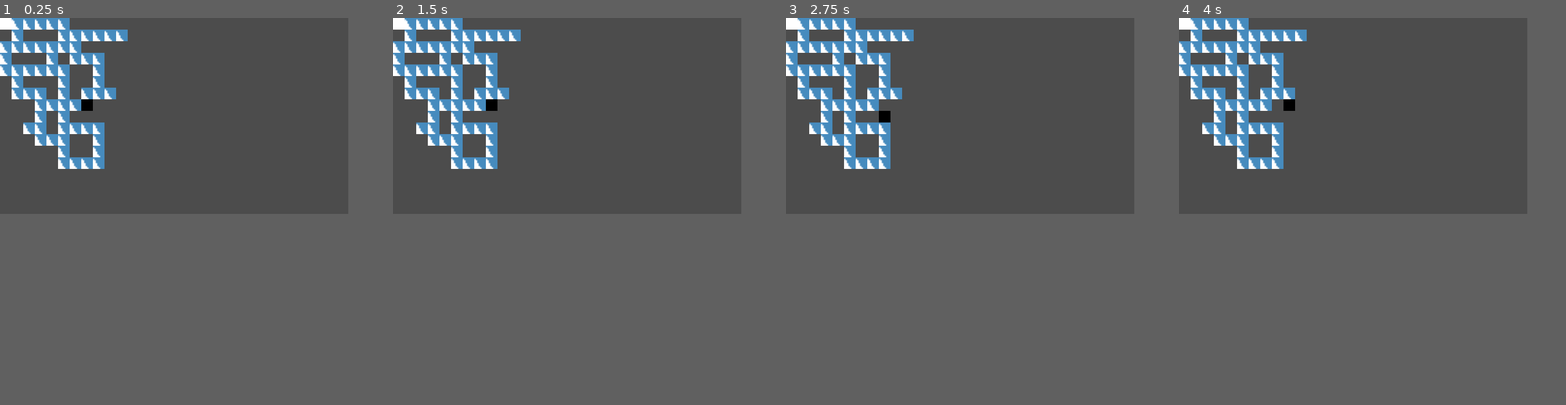
Above: before the commit, frames 1-4 (left to right).
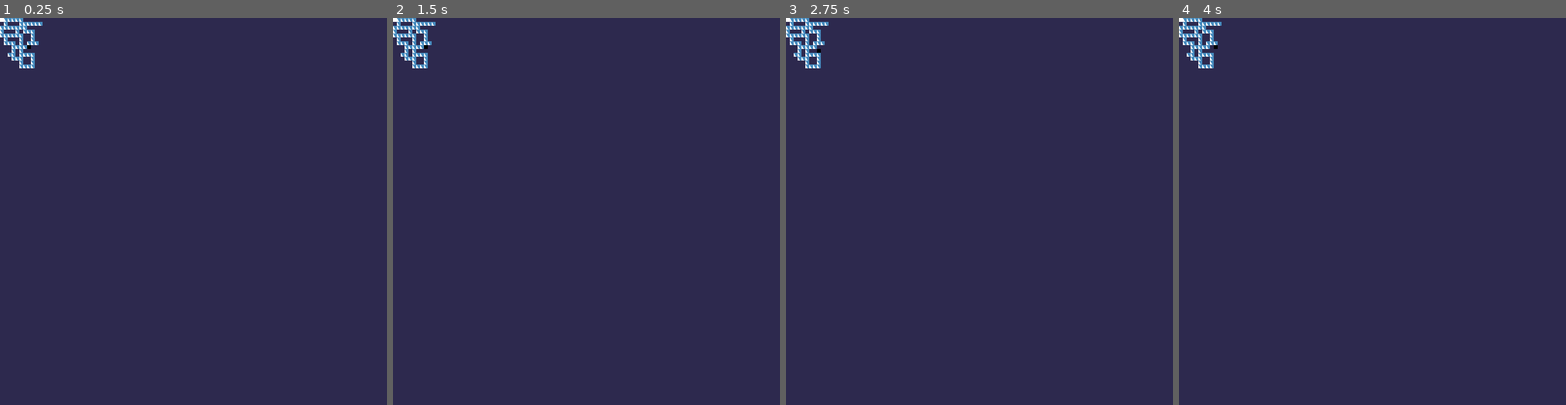
Above: after the commit, the same moments.

Repository: croobat/lacking-light
Game: Godot game, scene res://scenes/Main/SceneHandler.tscn
Two runs of this game, one before a commit and one after it. Both use one fixed random seed, a clock stepped at 60 frames per second and the inputs below. The engine's default icon, where the game draws it, is replaced by a stand-in: a white triangle on a blue panel in a dark square.
Inputs:
- Up to frame 1 (0.25 s): no input
- Up to frame 2 (1.5 s): tap Enter at 0.5 s; hold Right (ui_right) 0.53-1.28 s; tap Space at 1.25 s; hold Down (ui_down) from 1.28 s (still down)
- Up to frame 3 (2.75 s): tap Enter at 2 s; release Down (ui_down) at 2.03 s; hold Right (ui_right) from 2.03 s (still down)
- Up to frame 4 (4 s): tap Space at 2.75 s; release Right (ui_right) at 2.78 s; hold Up (ui_up) 2.78-3.53 s; tap Enter at 3.5 s; hold Left (ui_left) from 3.53 s (still down)
In our replay, the window is 720x405 before the commit and 800x800 after it. These sizes can differ from the game's own. Grey fills any space a smaller window leaves; there, only what the larger window draws over its background counts as a difference.

The runs differ from the first frame. In frame 1, 45% of the frame differs, in the area x 0-90%, y 0-51%; in frame 2, 45%; in frame 3, 45%; in frame 4, 45%.

Commit message:
Spawn random room arrays

Diff:
--- a/source/project.godot
+++ b/source/project.godot
@@ -26,8 +26,8 @@
 
 [display]
 
-window/size/width=240
-window/size/height=135
+window/size/width=800
+window/size/height=800
 window/size/test_width=1024
 window/size/test_height=768
 window/stretch/mode="2d"
@@ -44,3 +44,4 @@
 [rendering]
 
 2d/snapping/use_gpu_pixel_snap=true
+environment/default_clear_color=Color( 0.180392, 0.164706, 0.309804, 1 )
--- /dev/null
+++ b/source/scenes/Main/World.tscn
@@ -0,0 +1,8 @@
+[gd_scene load_steps=2 format=2]
+
+[ext_resource path="res://scenes/Main/WorldGenerator.gd" type="Script" id=1]
+
+[node name="World" type="Node2D"]
+
+[node name="WorldGenerator" type="Node2D" parent="."]
+script = ExtResource( 1 )
--- /dev/null
+++ b/source/scenes/Main/WorldGenerator.gd
@@ -0,0 +1,95 @@
+extends Node2D
+
+const TOTAL_NUMBER_OF_ROOMS = 8
+const START_ROOM_COUNT = 3
+const ROOM_INCREASE_PER_LEVEL = 2
+const EXIT_ROOM_IND = 9
+const START_ROOM_IND = 0
+
+const CELL_SIZE = 14
+const ROOMS_SIZE = 7
+const WORLD_SIZE = 10
+
+var roomDict = {}
+var world = []
+var posible_rooms = []
+var occupied_rooms = []
+
+func _ready():
+	randomize()
+	#loading room templates
+	for room_num in (TOTAL_NUMBER_OF_ROOMS):
+		roomDict[room_num] = load("res://scenes/Maps/room" + str(room_num) + ".tscn")
+	#var room_start = load("res://scenes/Maps/roomstart.tscn").instance()
+	#var room_finish = load("res://scenes/Maps/roomfinish.tscn").instance()
+
+	#generate world grid
+		#0 means empty, 1 means spawnable, 2 means occupied, 3 means block
+	for i in WORLD_SIZE:
+		world.append([])
+		world[i].resize(WORLD_SIZE)
+		for j in WORLD_SIZE:
+			world[i][j] = 0
+
+	world[WORLD_SIZE/2 | 0][WORLD_SIZE/2 | 0] = 2
+
+	for i in 25:
+		getPosibleRoomLocations(posible_rooms, 1)
+		selectNewRoom(posible_rooms)
+	spawnRooms(roomDict)
+	spawnWalls()
+
+
+func getPosibleRoomLocations(list, num):
+	for i in WORLD_SIZE:
+		for j in WORLD_SIZE:
+			if world[i][j] == 2:
+				# check if available tile already listed, if dont, add it
+				if i < WORLD_SIZE - 1:
+					if world[i+1][j] != 2:
+						world[i+1][j] = num
+						if !list.has(Vector2(i+1,j)):
+							list.append(Vector2(i+1,j))
+				if i > 0:
+					if world[i-1][j] != 2:
+						world[i-1][j] = num
+						if !list.has(Vector2(i-1,j)):
+							list.append(Vector2(i-1,j))
+				if j < WORLD_SIZE - 1:
+					if world[i][j+1] != 2:
+						world[i][j+1] = num
+						if !list.has(Vector2(i,j+1)):
+							list.append(Vector2(i,j+1))
+				if j > 0:
+					if world[i][j-1] != 2:
+						world[i][j-1] = num
+						if !list.has(Vector2(i,j-1)):
+							list.append(Vector2(i,j-1))
+
+func selectNewRoom(list):
+	#randomly select one room from available
+	var new_room_pos = list[randi() % list.size()]
+	list.erase(new_room_pos)
+	world[new_room_pos.x][new_room_pos.y] = 2
+
+func spawnRooms(rooms):
+	for i in WORLD_SIZE:
+		for j in WORLD_SIZE:
+			if world[i][j] == 2:
+				if i == (WORLD_SIZE/2 | 0) and j == (WORLD_SIZE/2 | 0):
+					#instance start room at center
+					var room_start = load("res://scenes/Maps/roomstart.tscn").instance()
+					var room_finish = load("res://scenes/Maps/roomfinish.tscn").instance()
+					add_child(room_start)
+					room_start.set_position(ROOMS_SIZE*CELL_SIZE*Vector2(WORLD_SIZE/2 | 0,WORLD_SIZE/2 | 0))
+				else:
+					var new_room = rooms[randi() % rooms.size()].instance()
+					add_child(new_room)
+					new_room.set_position(CELL_SIZE*ROOMS_SIZE*Vector2(i,j))
+
+func spawnWalls():
+	getPosibleRoomLocations()
+
+# Called every frame. 'delta' is the elapsed time since the previous frame.
+#func _process(delta):
+#	pass
--- a/source/scenes/Maps/levelgenerator.gd
+++ /dev/null
@@ -1,16 +0,0 @@
-extends Node
-
-
-# Declare member variables here. Examples:
-# var a = 2
-# var b = "text"
-
-
-# Called when the node enters the scene tree for the first time.
-func _ready():
-	pass # Replace with function body.
-
-
-# Called every frame. 'delta' is the elapsed time since the previous frame.
-#func _process(delta):
-#	pass
--- a/source/scenes/Maps/room0.tscn
+++ b/source/scenes/Maps/room0.tscn
@@ -7,4 +7,4 @@
 cell_size = Vector2( 16, 16 )
 cell_custom_transform = Transform2D( 16, 0, 0, 16, 0, 0 )
 format = 1
-tile_data = PoolIntArray( 131074, 0, 196609, 131075, 0, 196611, 196612, 0, 0, 262148, 0, 131072 )
+tile_data = PoolIntArray( 0, 0, 8, 1, 0, 6, 2, 0, 196611, 4, 0, 196609, 5, 0, 5, 6, 0, 11, 65536, 0, 131076, 65537, 0, 196619, 65541, 0, 196616, 65542, 0, 131079, 131072, 0, 131072, 131074, 0, 8, 131075, 0, 11, 131078, 0, 131072, 196610, 0, 196616, 196611, 0, 131082, 196612, 0, 11, 262144, 0, 0, 262147, 0, 196616, 262148, 0, 196619, 262150, 0, 0, 327680, 0, 65540, 327681, 0, 11, 327685, 0, 8, 327686, 0, 65543, 393216, 0, 196616, 393217, 0, 196614, 393218, 0, 196611, 393220, 0, 196609, 393221, 0, 196613, 393222, 0, 196619 )
--- a/source/scenes/Maps/room1.tscn
+++ b/source/scenes/Maps/room1.tscn
@@ -7,4 +7,4 @@
 cell_size = Vector2( 16, 16 )
 cell_custom_transform = Transform2D( 16, 0, 0, 16, 0, 0 )
 format = 1
-tile_data = PoolIntArray( 0, 0, 8, 1, 0, 6, 2, 0, 196611, 4, 0, 196609, 5, 0, 5, 6, 0, 11, 65536, 0, 131076, 65537, 0, 196619, 65541, 0, 196616, 65542, 0, 131079, 131072, 0, 131072, 131075, 0, 8, 131076, 0, 11, 131078, 0, 131072, 196610, 0, 8, 196611, 0, 65545, 196612, 0, 196619, 262144, 0, 0, 262146, 0, 196616, 262147, 0, 196619, 262150, 0, 0, 327680, 0, 65540, 327681, 0, 11, 327685, 0, 8, 327686, 0, 65543, 393216, 0, 196616, 393217, 0, 196614, 393218, 0, 196611, 393220, 0, 196609, 393221, 0, 196613, 393222, 0, 196619 )
+tile_data = PoolIntArray( 0, 0, 8, 1, 0, 10, 2, 0, 11, 4, 0, 8, 5, 0, 10, 6, 0, 11, 65536, 0, 65544, 65537, 0, 131081, 65538, 0, 131083, 65540, 0, 65544, 65541, 0, 131081, 65542, 0, 131083, 131072, 0, 196616, 131073, 0, 196617, 131074, 0, 196619, 131076, 0, 196616, 131077, 0, 196617, 131078, 0, 196619, 262144, 0, 8, 262145, 0, 10, 262146, 0, 11, 262148, 0, 8, 262149, 0, 10, 262150, 0, 11, 327680, 0, 65544, 327681, 0, 131081, 327682, 0, 131083, 327684, 0, 65544, 327685, 0, 131081, 327686, 0, 131083, 393216, 0, 196616, 393217, 0, 196617, 393218, 0, 196619, 393220, 0, 196616, 393221, 0, 196617, 393222, 0, 196619 )
--- a/source/scenes/Maps/room2.tscn
+++ b/source/scenes/Maps/room2.tscn
@@ -7,4 +7,4 @@
 cell_size = Vector2( 16, 16 )
 cell_custom_transform = Transform2D( 16, 0, 0, 16, 0, 0 )
 format = 1
-tile_data = PoolIntArray( 0, 0, 8, 1, 0, 10, 2, 0, 11, 4, 0, 8, 5, 0, 10, 6, 0, 11, 65536, 0, 65544, 65537, 0, 131081, 65538, 0, 131083, 65540, 0, 65544, 65541, 0, 131081, 65542, 0, 131083, 131072, 0, 196616, 131073, 0, 196617, 131074, 0, 196619, 131076, 0, 196616, 131077, 0, 196617, 131078, 0, 196619, 262144, 0, 8, 262145, 0, 10, 262146, 0, 11, 262148, 0, 8, 262149, 0, 10, 262150, 0, 11, 327680, 0, 65544, 327681, 0, 131081, 327682, 0, 131083, 327684, 0, 65544, 327685, 0, 131081, 327686, 0, 131083, 393216, 0, 196616, 393217, 0, 196617, 393218, 0, 196619, 393220, 0, 196616, 393221, 0, 196617, 393222, 0, 196619 )
+tile_data = PoolIntArray( 0, 0, 8, 1, 0, 6, 2, 0, 196611, 4, 0, 196609, 5, 0, 5, 6, 0, 11, 65536, 0, 131076, 65537, 0, 196619, 65541, 0, 196616, 65542, 0, 131079, 131072, 0, 131072, 131075, 0, 0, 131078, 0, 131072, 196610, 0, 196609, 196611, 0, 65538, 196612, 0, 196611, 262144, 0, 0, 262147, 0, 131072, 262150, 0, 0, 327680, 0, 65540, 327681, 0, 11, 327685, 0, 8, 327686, 0, 65543, 393216, 0, 196616, 393217, 0, 196614, 393218, 0, 196611, 393220, 0, 196609, 393221, 0, 196613, 393222, 0, 196619 )
--- a/source/scenes/Maps/room3.tscn
+++ b/source/scenes/Maps/room3.tscn
@@ -7,4 +7,4 @@
 cell_size = Vector2( 16, 16 )
 cell_custom_transform = Transform2D( 16, 0, 0, 16, 0, 0 )
 format = 1
-tile_data = PoolIntArray( 0, 0, 8, 1, 0, 6, 2, 0, 196611, 4, 0, 196609, 5, 0, 5, 6, 0, 11, 65536, 0, 131076, 65537, 0, 196619, 65541, 0, 196616, 65542, 0, 131079, 131072, 0, 131072, 131075, 0, 0, 131078, 0, 131072, 196610, 0, 196609, 196611, 0, 65538, 196612, 0, 196611, 262144, 0, 0, 262147, 0, 131072, 262150, 0, 0, 327680, 0, 65540, 327681, 0, 11, 327685, 0, 8, 327686, 0, 65543, 393216, 0, 196616, 393217, 0, 196614, 393218, 0, 196611, 393220, 0, 196609, 393221, 0, 196613, 393222, 0, 196619 )
+tile_data = PoolIntArray( 0, 0, 1, 1, 0, 196610, 2, 0, 196611, 4, 0, 196609, 5, 0, 196610, 6, 0, 3, 65536, 0, 65536, 65542, 0, 65536, 131072, 0, 131072, 131075, 0, 8, 131076, 0, 11, 131078, 0, 131072, 196610, 0, 8, 196611, 0, 65545, 196612, 0, 196614, 196613, 0, 196611, 262144, 0, 0, 262146, 0, 131076, 262147, 0, 196619, 262150, 0, 0, 327680, 0, 65540, 327681, 0, 10, 327682, 0, 65543, 327686, 0, 65536, 393216, 0, 196616, 393217, 0, 196617, 393218, 0, 196619, 393220, 0, 196609, 393221, 0, 196610, 393222, 0, 131075 )
--- a/source/scenes/Maps/room4.tscn
+++ b/source/scenes/Maps/room4.tscn
@@ -7,4 +7,4 @@
 cell_size = Vector2( 16, 16 )
 cell_custom_transform = Transform2D( 16, 0, 0, 16, 0, 0 )
 format = 1
-tile_data = PoolIntArray( 0, 0, 1, 1, 0, 196610, 2, 0, 196611, 4, 0, 196609, 5, 0, 196610, 6, 0, 3, 65536, 0, 65536, 65542, 0, 65536, 131072, 0, 131072, 131075, 0, 8, 131076, 0, 11, 131078, 0, 131072, 196610, 0, 8, 196611, 0, 65545, 196612, 0, 196614, 196613, 0, 196611, 262144, 0, 0, 262146, 0, 131076, 262147, 0, 196619, 262150, 0, 0, 327680, 0, 65540, 327681, 0, 10, 327682, 0, 65543, 327686, 0, 65536, 393216, 0, 196616, 393217, 0, 196617, 393218, 0, 196619, 393220, 0, 196609, 393221, 0, 196610, 393222, 0, 131075 )
+tile_data = PoolIntArray( 0, 0, 8, 1, 0, 10, 2, 0, 11, 4, 0, 196609, 5, 0, 5, 6, 0, 11, 65536, 0, 131076, 65537, 0, 196617, 65538, 0, 131079, 65541, 0, 196616, 65542, 0, 131079, 131072, 0, 131072, 131074, 0, 65540, 131075, 0, 11, 131078, 0, 131072, 196610, 0, 196616, 196611, 0, 196614, 196612, 0, 196611, 262144, 0, 0, 262149, 0, 8, 262150, 0, 11, 327680, 0, 65540, 327681, 0, 10, 327682, 0, 11, 327684, 0, 8, 327685, 0, 65541, 327686, 0, 131083, 393216, 0, 196616, 393217, 0, 196617, 393218, 0, 196619, 393220, 0, 196616, 393221, 0, 196617, 393222, 0, 196619 )
--- a/source/scenes/Maps/room5.tscn
+++ b/source/scenes/Maps/room5.tscn
@@ -7,4 +7,4 @@
 cell_size = Vector2( 16, 16 )
 cell_custom_transform = Transform2D( 16, 0, 0, 16, 0, 0 )
 format = 1
-tile_data = PoolIntArray( 4, 0, 8, 5, 0, 10, 6, 0, 11, 65536, 0, 8, 65537, 0, 10, 65538, 0, 11, 65540, 0, 65544, 65541, 0, 131081, 65542, 0, 131083, 131072, 0, 196616, 131073, 0, 131077, 131074, 0, 131083, 131076, 0, 196616, 131077, 0, 196617, 131078, 0, 196619, 196609, 0, 65544, 196610, 0, 131083, 262145, 0, 65544, 262146, 0, 131083, 262148, 0, 8, 262149, 0, 10, 262150, 0, 11, 327681, 0, 196616, 327682, 0, 196619, 327684, 0, 65544, 327685, 0, 131081, 327686, 0, 131083, 393220, 0, 196616, 393221, 0, 196617, 393222, 0, 196619 )
+tile_data = PoolIntArray( 0, 0, 1, 1, 0, 196610, 2, 0, 196611, 4, 0, 196609, 5, 0, 5, 6, 0, 11, 65536, 0, 65536, 65539, 0, 0, 65541, 0, 196616, 65542, 0, 131079, 131072, 0, 131072, 131074, 0, 8, 131075, 0, 65543, 131078, 0, 131072, 196610, 0, 65544, 196611, 0, 65547, 196612, 0, 196610, 196613, 0, 196611, 262144, 0, 8, 262145, 0, 10, 262146, 0, 65545, 262147, 0, 196619, 262150, 0, 0, 327680, 0, 65544, 327681, 0, 131081, 327682, 0, 131083, 327684, 0, 8, 327685, 0, 10, 327686, 0, 65543, 393216, 0, 196616, 393217, 0, 196617, 393218, 0, 196619, 393220, 0, 196616, 393221, 0, 196617, 393222, 0, 196619 )
--- a/source/scenes/Maps/room6.tscn
+++ b/source/scenes/Maps/room6.tscn
@@ -7,4 +7,4 @@
 cell_size = Vector2( 16, 16 )
 cell_custom_transform = Transform2D( 16, 0, 0, 16, 0, 0 )
 format = 1
-tile_data = PoolIntArray( 65537, 0, 8, 65538, 0, 10, 65539, 0, 10, 65540, 0, 10, 65541, 0, 11, 131073, 0, 65544, 131074, 0, 131081, 131075, 0, 131081, 131076, 0, 131081, 131077, 0, 131083, 196609, 0, 65544, 196610, 0, 131081, 196611, 0, 131081, 196612, 0, 131081, 196613, 0, 131083, 262145, 0, 65544, 262146, 0, 131081, 262147, 0, 131081, 262148, 0, 131081, 262149, 0, 131083, 327681, 0, 196616, 327682, 0, 196617, 327683, 0, 196617, 327684, 0, 196617, 327685, 0, 196619 )
+tile_data = PoolIntArray( 0, 0, 8, 1, 0, 6, 2, 0, 196611, 4, 0, 196609, 5, 0, 5, 6, 0, 11, 65536, 0, 131076, 65537, 0, 196619, 65541, 0, 196616, 65542, 0, 131079, 131072, 0, 131072, 131075, 0, 196609, 131076, 0, 3, 131078, 0, 131072, 196610, 0, 0, 196612, 0, 131072, 262144, 0, 0, 262146, 0, 131073, 262147, 0, 196611, 262150, 0, 0, 327680, 0, 65540, 327681, 0, 11, 327685, 0, 8, 327686, 0, 65543, 393216, 0, 196616, 393217, 0, 196614, 393218, 0, 196611, 393220, 0, 196609, 393221, 0, 196613, 393222, 0, 196619 )
--- a/source/scenes/Maps/room7.tscn
+++ b/source/scenes/Maps/room7.tscn
@@ -7,4 +7,4 @@
 cell_size = Vector2( 16, 16 )
 cell_custom_transform = Transform2D( 16, 0, 0, 16, 0, 0 )
 format = 1
-tile_data = PoolIntArray( 0, 0, 8, 1, 0, 6, 2, 0, 196611, 4, 0, 196609, 5, 0, 5, 6, 0, 11, 65536, 0, 131076, 65537, 0, 196619, 65541, 0, 196616, 65542, 0, 131079, 131072, 0, 131072, 131075, 0, 196609, 131076, 0, 3, 131078, 0, 131072, 196610, 0, 0, 196612, 0, 131072, 262144, 0, 0, 262146, 0, 131073, 262147, 0, 196611, 262150, 0, 0, 327680, 0, 65540, 327681, 0, 11, 327685, 0, 8, 327686, 0, 65543, 393216, 0, 196616, 393217, 0, 196614, 393218, 0, 196611, 393220, 0, 196609, 393221, 0, 196613, 393222, 0, 196619 )
+tile_data = PoolIntArray( 0, 0, 8, 1, 0, 10, 2, 0, 11, 4, 0, 196609, 5, 0, 5, 6, 0, 11, 65536, 0, 65544, 65537, 0, 131081, 65538, 0, 65542, 65539, 0, 11, 65541, 0, 196616, 65542, 0, 131079, 131072, 0, 196616, 131073, 0, 196617, 131074, 0, 196617, 131075, 0, 196619, 131078, 0, 131072, 196612, 0, 8, 196613, 0, 11, 262144, 0, 8, 262145, 0, 11, 262148, 0, 65544, 262149, 0, 65542, 262150, 0, 11, 327680, 0, 65544, 327681, 0, 65542, 327682, 0, 11, 327684, 0, 65544, 327685, 0, 131081, 327686, 0, 131083, 393216, 0, 196616, 393217, 0, 196617, 393218, 0, 196619, 393220, 0, 196616, 393221, 0, 196617, 393222, 0, 196619 )
--- a/source/scenes/Maps/room8.tscn
+++ /dev/null
@@ -1,10 +0,0 @@
-[gd_scene load_steps=2 format=2]
-
-[ext_resource path="res://scenes/Maps/tileset.tres" type="TileSet" id=1]
-
-[node name="TileMap" type="TileMap"]
-tile_set = ExtResource( 1 )
-cell_size = Vector2( 16, 16 )
-cell_custom_transform = Transform2D( 16, 0, 0, 16, 0, 0 )
-format = 1
-tile_data = PoolIntArray( 0, 0, 8, 1, 0, 10, 2, 0, 11, 4, 0, 196609, 5, 0, 196610, 6, 0, 196611, 65536, 0, 65544, 65537, 0, 131081, 65538, 0, 131083, 131072, 0, 196616, 131073, 0, 196617, 131074, 0, 196614, 131075, 0, 5, 131076, 0, 10, 131077, 0, 11, 196611, 0, 196616, 196612, 0, 131077, 196613, 0, 131083, 262144, 0, 8, 262145, 0, 11, 262148, 0, 65544, 262149, 0, 131083, 327680, 0, 65544, 327681, 0, 65542, 327682, 0, 11, 327684, 0, 196616, 327685, 0, 196619, 393216, 0, 196616, 393217, 0, 196617, 393218, 0, 196619 )
--- a/source/scenes/Maps/room9.tscn
+++ /dev/null
@@ -1,10 +0,0 @@
-[gd_scene load_steps=2 format=2]
-
-[ext_resource path="res://scenes/Maps/tileset.tres" type="TileSet" id=1]
-
-[node name="TileMap" type="TileMap"]
-tile_set = ExtResource( 1 )
-cell_size = Vector2( 16, 16 )
-cell_custom_transform = Transform2D( 16, 0, 0, 16, 0, 0 )
-format = 1
-tile_data = PoolIntArray( 0, 0, 8, 1, 0, 10, 2, 0, 10, 3, 0, 10, 4, 0, 10, 5, 0, 10, 6, 0, 11, 65536, 0, 65544, 65537, 0, 131081, 65538, 0, 131081, 65539, 0, 131081, 65540, 0, 131081, 65541, 0, 131081, 65542, 0, 131083, 131072, 0, 196616, 131073, 0, 196617, 131074, 0, 196617, 131075, 0, 196617, 131076, 0, 196617, 131077, 0, 131077, 131078, 0, 131083, 196613, 0, 65544, 196614, 0, 131083, 262144, 0, 8, 262145, 0, 10, 262146, 0, 10, 262147, 0, 10, 262148, 0, 10, 262149, 0, 65541, 262150, 0, 131083, 327680, 0, 65544, 327681, 0, 131081, 327682, 0, 131081, 327683, 0, 131081, 327684, 0, 131081, 327685, 0, 131081, 327686, 0, 131083, 393216, 0, 196616, 393217, 0, 196617, 393218, 0, 196617, 393219, 0, 196617, 393220, 0, 196617, 393221, 0, 196617, 393222, 0, 196619 )
--- /dev/null
+++ b/source/scenes/Maps/roomfinish.tscn
@@ -0,0 +1,10 @@
+[gd_scene load_steps=2 format=2]
+
+[ext_resource path="res://scenes/Maps/tileset.tres" type="TileSet" id=1]
+
+[node name="TileMap" type="TileMap"]
+tile_set = ExtResource( 1 )
+cell_size = Vector2( 16, 16 )
+cell_custom_transform = Transform2D( 16, 0, 0, 16, 0, 0 )
+format = 1
+tile_data = PoolIntArray( 131075, 0, 0, 131077, 0, 0, 196609, 0, 1, 196610, 0, 196610, 196611, 0, 131075, 196613, 0, 65536, 262145, 0, 65536, 262149, 0, 65536, 327681, 0, 131073, 327682, 0, 196610, 327683, 0, 196610, 327684, 0, 196610, 327685, 0, 131075 )
--- /dev/null
+++ b/source/scenes/Maps/roomstart.tscn
@@ -0,0 +1,10 @@
+[gd_scene load_steps=2 format=2]
+
+[ext_resource path="res://scenes/Maps/tileset.tres" type="TileSet" id=1]
+
+[node name="TileMap" type="TileMap"]
+tile_set = ExtResource( 1 )
+cell_size = Vector2( 16, 16 )
+cell_custom_transform = Transform2D( 16, 0, 0, 16, 0, 0 )
+format = 1
+tile_data = PoolIntArray( 0, 0, 1, 1, 0, 196610, 2, 0, 196611, 4, 0, 196609, 5, 0, 196610, 6, 0, 3, 65536, 0, 65536, 65542, 0, 65536, 131072, 0, 131072, 131074, 0, 0, 131076, 0, 0, 131078, 0, 131072, 196610, 0, 65536, 196612, 0, 65536, 262144, 0, 0, 262146, 0, 131073, 262147, 0, 196610, 262148, 0, 131075, 262150, 0, 0, 327680, 0, 65536, 327686, 0, 65536, 393216, 0, 131073, 393217, 0, 196610, 393218, 0, 196611, 393220, 0, 196609, 393221, 0, 196610, 393222, 0, 131075 )
--- a/source/scenes/Maps/Map1.tscn
+++ b/source/scenes/Maps/tutorial.tscn
@@ -27,17 +27,7 @@
 0/shapes = [  ]
 0/z_index = 0
 
-[node name="Map1" type="Node"]
-
-[node name="ColorRect" type="ColorRect" parent="."]
-margin_right = 240.0
-margin_bottom = 135.0
-color = Color( 0.180392, 0.164706, 0.309804, 1 )
-__meta__ = {
-"_edit_use_anchors_": false
-}
-
-[node name="Tilemap" type="TileMap" parent="."]
+[node name="Tilemap" type="TileMap"]
 tile_set = SubResource( 1 )
 cell_size = Vector2( 16, 16 )
 cell_custom_transform = Transform2D( 16, 0, 0, 16, 0, 0 )
